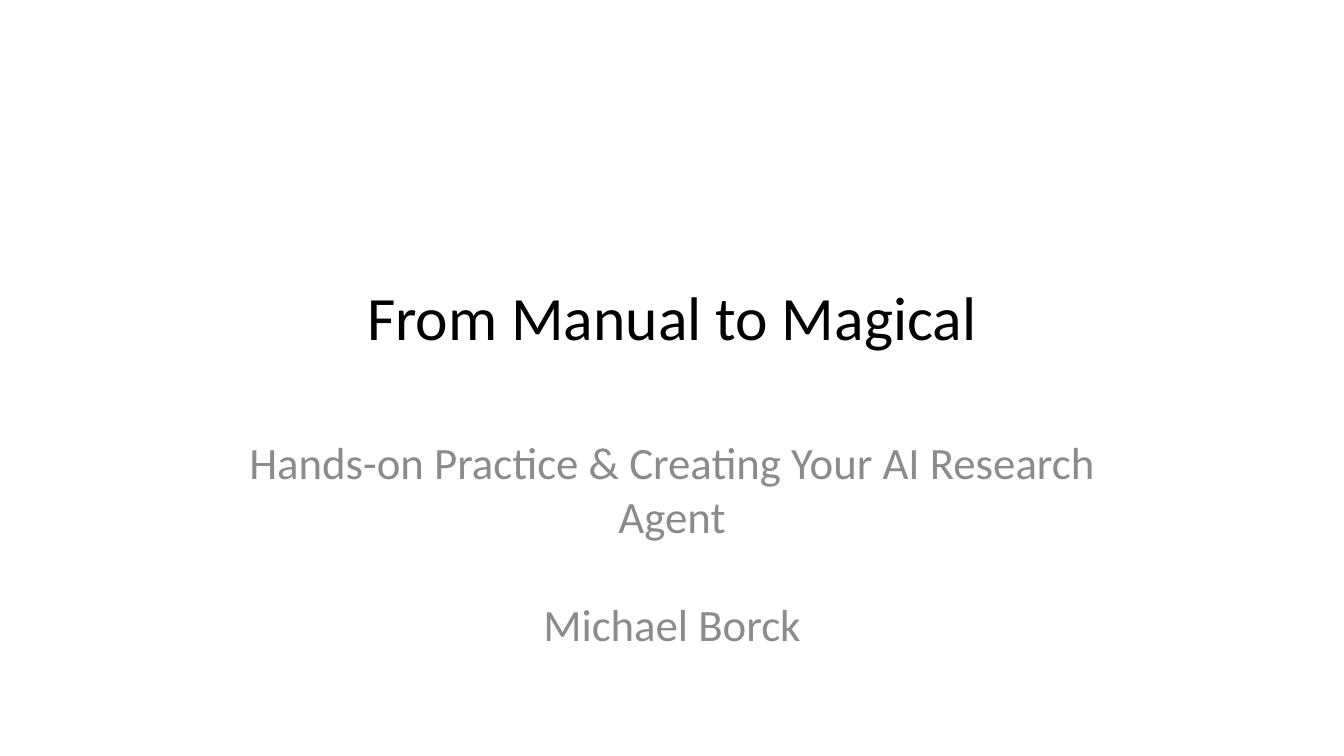
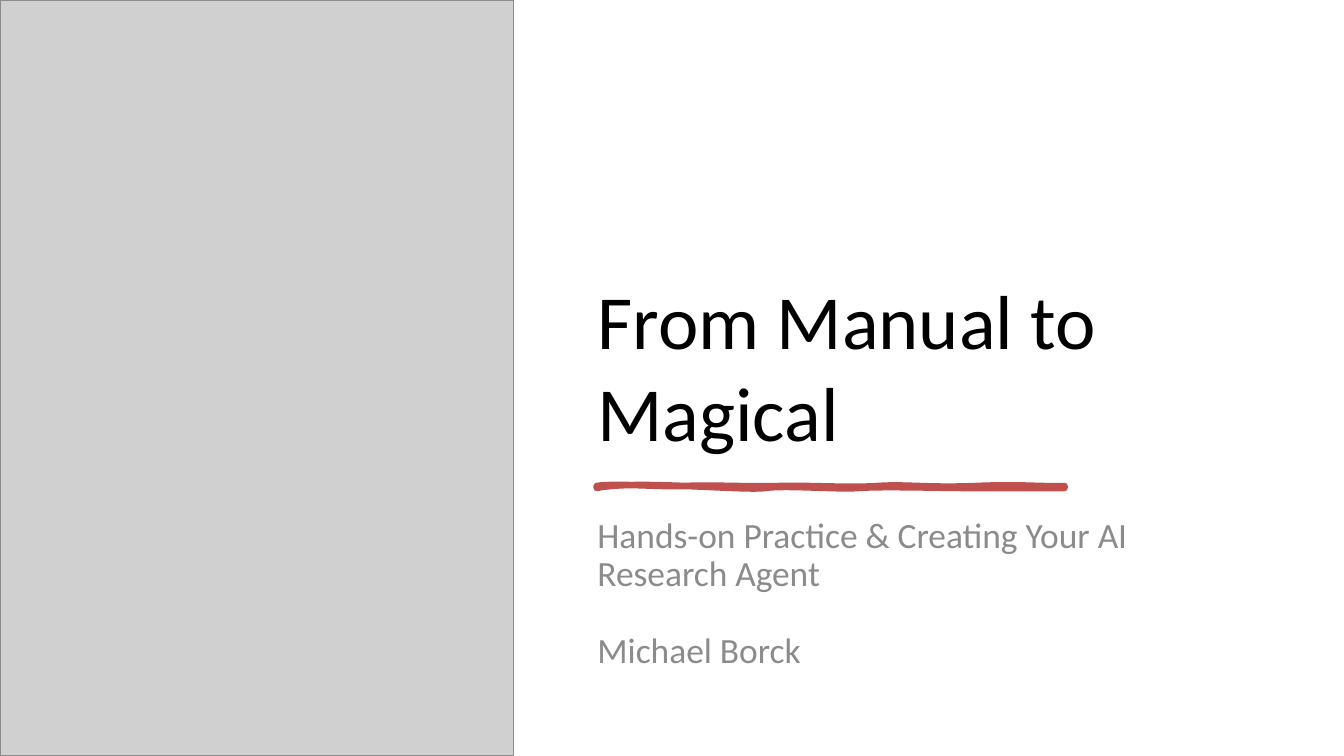
Before and after one commit to michaelborck-presentations/food-science-ai-workshop, a slide deck: slide 1 of presentations/llm-research-presentation-2-md.pptx. Drawn at 1344x756 pixels with LibreOffice and Linux fonts; fonts in the diff are those of the drawing; grey boxes stand for pictures. Boxes give left, top, right and bottom in pixels: in the first picture for what was removed or moved away, otherwise in the second. Text is boxed around its words. In the diff, an @@ line names an element or a change of style, - is before the commit and + after.

Commit message:
Add advanced agent creation guide and enhance landing page
Major additions:
- Add comprehensive advanced agent creation guide (MD, HTML, PDF, DOCX)
- Introduce multi-agent architecture approach for MS Copilot
- Create specialized agents: IdeaGenerator, Evaluator, Feasibility, Orchestrator
- Add CRAFT Prompt Analyzer tool to interactive tools collection

Landing page enhancements:
- Integrate CRAFT Analyzer into quick start workflow
- Add advanced materials section with agent guide links
- Update navigation to include prompt analysis tools
- Restructure quick start flow: Assess → Learn CRAFT → Try Workflow
- Clean up broken resource links to existing files only

Documentation updates:
- Expand README with multi-agent architecture section
- Add future development roadmap including advanced applications
- Update resource structure to reflect actual file organization

New learning progression:
- Beginners: Manual workflow and CRAFT basics
- Intermediate: Interactive tools and prompt refinement
- Advanced: Multi-agent systems and workflow automation
- Expert: Community contribution and institutional deployment

Site now provides complete learning pathway from basic AI literacy
to sophisticated research automation systems.

```diff
--- a/presentations/llm-research-presentation-2-md.pptx
+++ b/presentations/llm-research-presentation-2-md.pptx
@@ picture added at (0, 0, 513, 755) @@
@@ title "From Manual to Magical": place and size @@
-title "From Manual to Magical" at (367, 297, 976, 351)
+title "From Manual to Magical" at (597, 296, 1096, 454)
@@ title "From Manual to Magical" at (597, 296, 1096, 454): size 33 to 41 pt; alignment centre to left; vertical alignment middle to bottom @@
@@ freeform shape added at (597, 487, 1064, 488), fill #C0504D, outline #C0504D 3.5 pt @@
@@ subtitle "Hands-on Practice & Creating Your ...": place and size @@
-subtitle "Hands-on Practice & Creating Your ..." at (249, 448, 1094, 641)
+subtitle "Hands-on Practice & Creating Your ..." at (597, 523, 1127, 663)
@@ subtitle "Hands-on Practice & Creating Your ..." at (597, 523, 1127, 663): size 24 to 19 pt; alignment centre to left; line spacing 1 to 0.9; less space between paragraphs @@
```
Also in this commit, not shown: 14 other slides changed, 18 slides added, 80 slides removed, 17 other files.
